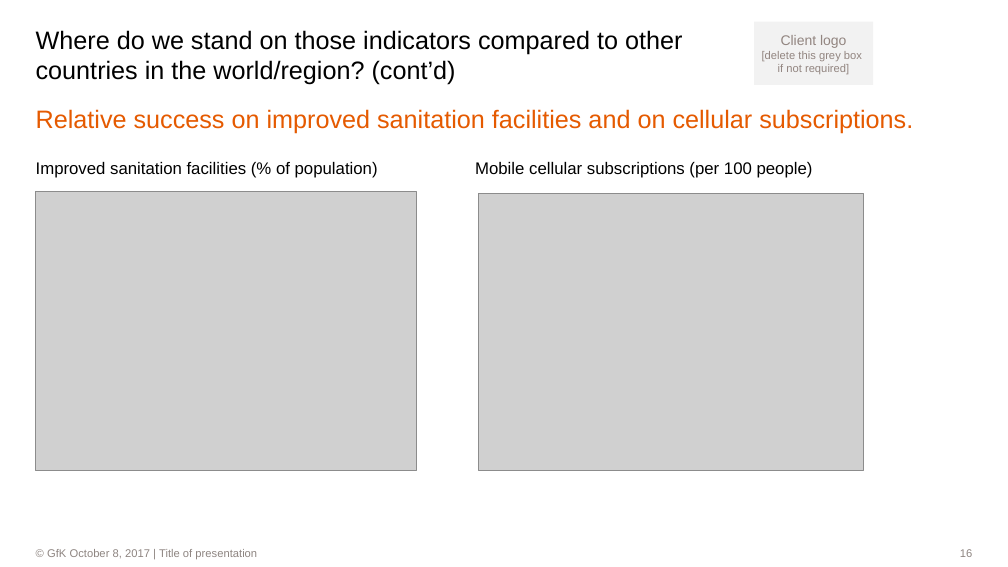
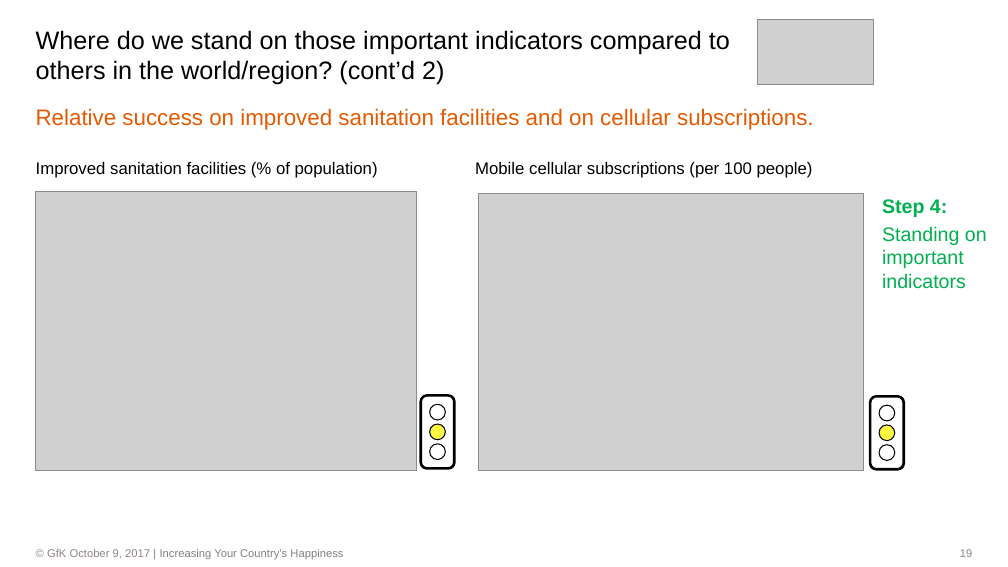
Before and after one commit to dl7631/Predict_World_Happiness, a slide deck: slide 19 of World Happiness.pptx (slide 16 before the commit). Drawn at 1008x567 pixels with LibreOffice and Linux fonts; fonts in the diff are those of the drawing; grey boxes stand for pictures; background and template pictures are left out. Boxes give left, top, right and bottom in pixels: in the first picture for what was removed or moved away, otherwise in the second. Text is boxed around its words. In the diff, an @@ line names an element or a change of style, - is before the commit and + after.

Commit message:
On Monday, October 9

```diff
--- a/World Happiness.pptx
+++ b/World Happiness.pptx
@@ rectangle removed at (x1=754, y1=21, x2=873, y2=85) @@
-Client logo
-[delete this grey box
-if not required]
@@ picture added at (x1=757, y1=20, x2=874, y2=85) @@
@@ title at (x1=36, y1=30, x2=730, y2=85): text changed @@
-Where do we stand on those indicators compared to other countries in the world/region? (cont’d)
+Where do we stand on those important indicators compared to others in the world/region? (cont’d 2)
@@ text "Relative success on improved sanitation ..." at (x1=36, y1=108, x2=814, y2=130): size 18 to 16 pt @@
@@ text added at (x1=882, y1=199, x2=987, y2=289), 14 pt, text #00B050 @@
+Step 4:
+Standing on important indicators
@@ group added at (x1=421, y1=396, x2=454, y2=468): 3 ellipses, 2 rounded rectangles @@
@@ group added at (x1=871, y1=397, x2=903, y2=469): 3 ellipses, 2 rounded rectangles @@
@@ text at (x1=47, y1=549, x2=343, y2=559): text changed; text colour #8E8581 to #808080 @@
-                © GfK October 8, 2017 | Title of presentation
+                © GfK October 9, 2017 | Increasing Your Country’s Happiness
```
Also in this commit, not shown: 20 other slides changed, 3 slides added, 14 slides removed, 5 other files.
